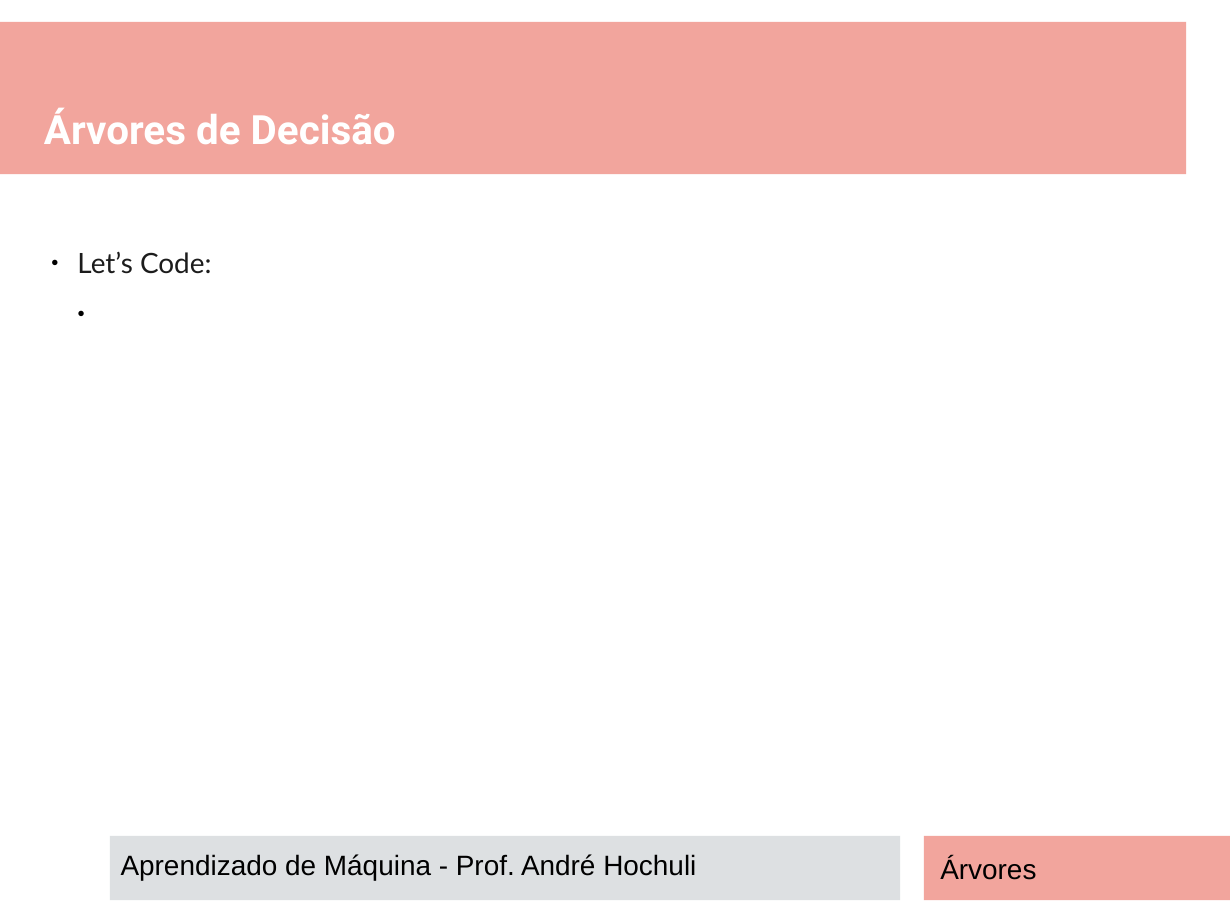
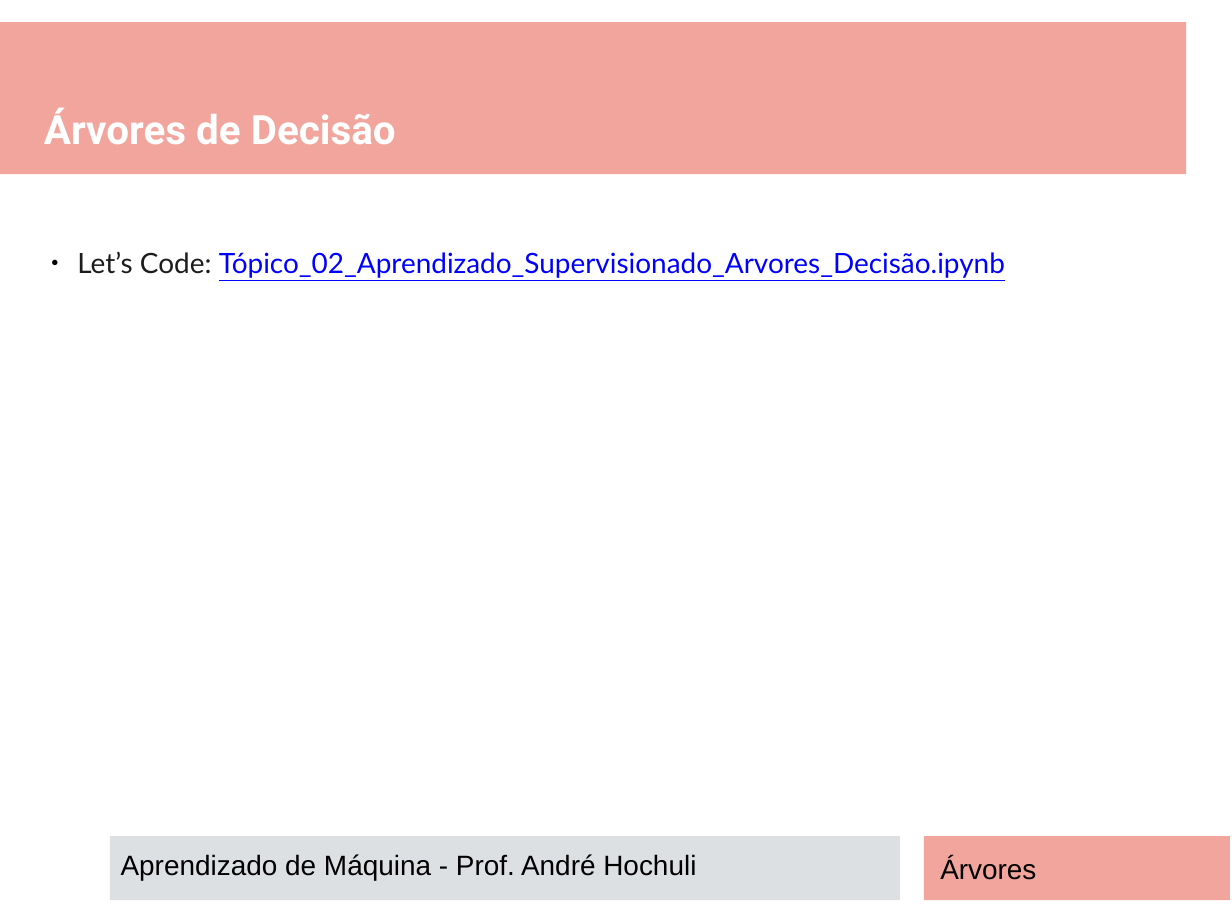
Before and after one commit to andrehochuli/teaching, a slide deck: slide 16 of AprendizadoMaquina/Tópico 02 - Aprendizado Supervisionado/ARVORES DECISÃO/Tópico 02 - Aprendizado-Supervisionado - Arvores.pptx. Drawn at 1232x924 pixels with LibreOffice and Linux fonts; fonts in the diff are those of the drawing. Boxes give left, top, right and bottom in pixels: in the first picture for what was removed or moved away, otherwise in the second. Text is boxed around its words. In the diff, an @@ line names an element or a change of style, - is before the commit and + after.

Commit message:
ARVORES

```diff
--- a/AprendizadoMaquina/Tópico 02 - Aprendizado Supervisionado/ARVORES DECISÃO/Tópico 02 - Aprendizado-Supervisionado - Arvores.pptx
+++ b/AprendizadoMaquina/Tópico 02 - Aprendizado Supervisionado/ARVORES DECISÃO/Tópico 02 - Aprendizado-Supervisionado - Arvores.pptx
@@ text at [77,251,1005,278]: text changed; text colour #1C1C1C to #0000FF @@
-● Let’s Code:
+● Let’s Code: Tópico_02_Aprendizado_Supervisionado_Arvores_Decisão.ipynb
```
Also in this commit, not shown: 1 other slide changed, 2 other files.
